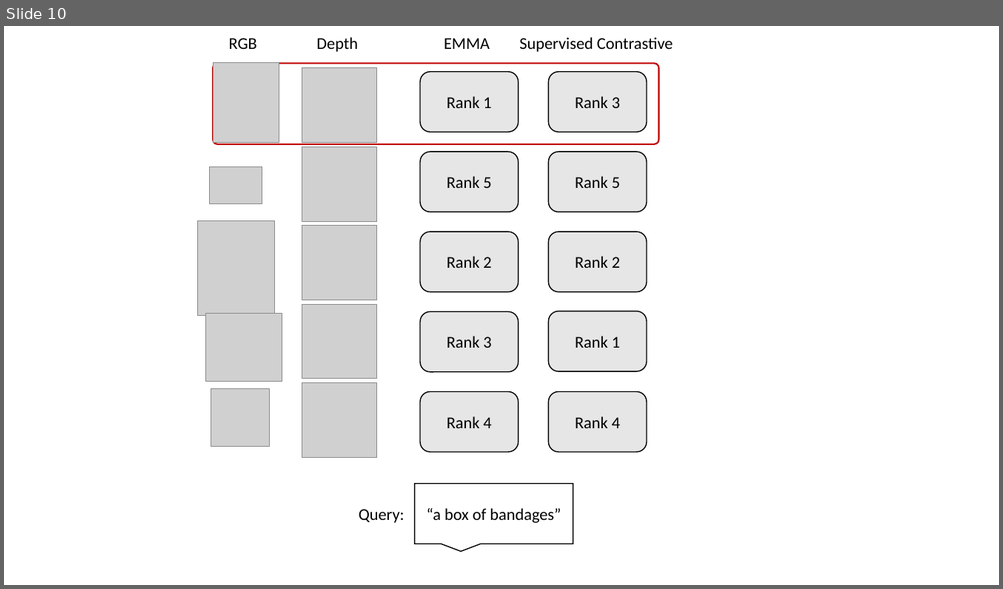
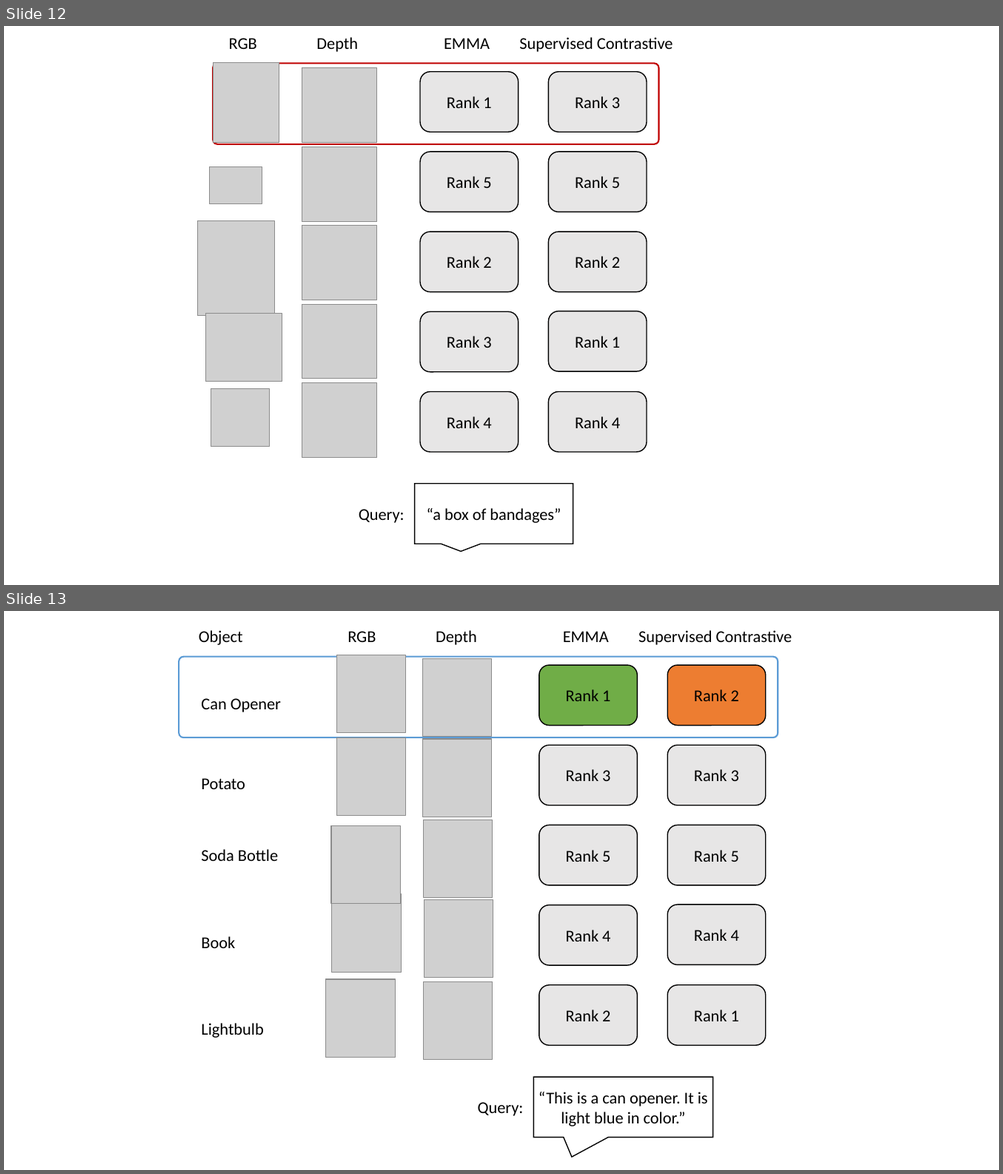
Before and after one commit to kasraprime/EMMA, a slide deck: Paper/Figures/MMA-paper.pptx. Shown one above the other, each under a label of ours: slide 10 before the commit, slides 12 and 13 after it. The pictures are 1003x589 and 1003x1174 pixels, drawn with LibreOffice and Linux fonts; fonts in the diff are those of the drawing; grey boxes stand for pictures. Boxes give left, top, right and bottom in pixels: in the first picture for what was removed or moved away, otherwise in the second. Text is boxed around its words. In the diff, an @@ line names an element or a change of style, - is before the commit and + after.

```diff
--- a/Paper/Figures/MMA-paper.pptx
+++ b/Paper/Figures/MMA-paper.pptx
@@ slide 13 added at [4, 611, 999, 1170], background #FFFFFF @@
@@ text added at [199, 630, 792, 645], 16 pt, text #000000 @@
+Object RGB Depth EMMA Supervised Contrastive
@@ picture added at [336, 655, 405, 732] @@
@@ rounded rectangle added at [179, 657, 778, 738], outline #5B9BD5 1.5 pt @@
@@ picture added at [423, 659, 492, 736] @@
@@ rounded rectangle added at [539, 666, 637, 726], fill #70AD47, outline #000000 1 pt, 16 pt, text #000000 @@
+Rank 1
@@ rounded rectangle added at [667, 666, 765, 726], fill #ED7D31, outline #000000 1 pt, 16 pt, text #000000 @@
+Rank 2
@@ text added at [201, 698, 281, 712], 16 pt, text #000000 @@
+Can Opener
@@ picture added at [336, 738, 405, 815] @@
@@ picture added at [423, 739, 492, 817] @@
@@ rounded rectangle added at [539, 745, 637, 806], fill #E7E6E6, outline #000000 1 pt, 16 pt, text #000000 @@
+Rank 3
@@ rounded rectangle added at [667, 745, 765, 806], fill #E7E6E6, outline #000000 1 pt, 16 pt, text #000000 @@
+Rank 3
@@ text added at [201, 778, 245, 789], 16 pt, text #000000 @@
+Potato
@@ picture added at [332, 826, 401, 903] @@
@@ picture added at [424, 820, 492, 897] @@
@@ rounded rectangle added at [539, 825, 637, 886], fill #E7E6E6, outline #000000 1 pt, 16 pt, text #000000 @@
+Rank 5
@@ rounded rectangle added at [667, 825, 765, 886], fill #E7E6E6, outline #000000 1 pt, 16 pt, text #000000 @@
+Rank 5
@@ text added at [201, 849, 278, 861], 16 pt, text #000000 @@
+Soda Bottle
@@ picture added at [332, 894, 401, 972] @@
@@ picture added at [424, 900, 493, 977] @@
@@ rounded rectangle added at [539, 905, 637, 965], fill #E7E6E6, outline #000000 1 pt, 16 pt, text #000000 @@
+Rank 4
@@ rounded rectangle added at [667, 905, 765, 965], fill #E7E6E6, outline #000000 1 pt, 16 pt, text #000000 @@
+Rank 4
@@ text added at [201, 937, 235, 948], 16 pt, text #000000 @@
+Book
@@ picture added at [326, 980, 395, 1057] @@
@@ picture added at [424, 982, 492, 1059] @@
@@ rounded rectangle added at [539, 985, 637, 1046], fill #E7E6E6, outline #000000 1 pt, 16 pt, text #000000 @@
+Rank 2
@@ rounded rectangle added at [667, 985, 765, 1046], fill #E7E6E6, outline #000000 1 pt, 16 pt, text #000000 @@
+Rank 1
@@ text added at [201, 1023, 263, 1038], 16 pt, text #000000 @@
+Lightbulb
@@ speech box added at [534, 1077, 713, 1138], fill #FFFFFF, outline #000000 1 pt, 16 pt, text #000000 @@
+“This is a can opener. It is light blue in color.”
@@ text added at [478, 1102, 523, 1116], 16 pt, text #000000 @@
+Query:
@@ what was slide 10 is now slide 12 @@
```
Also in this commit, not shown: 3 other slides added, 26 other files.
